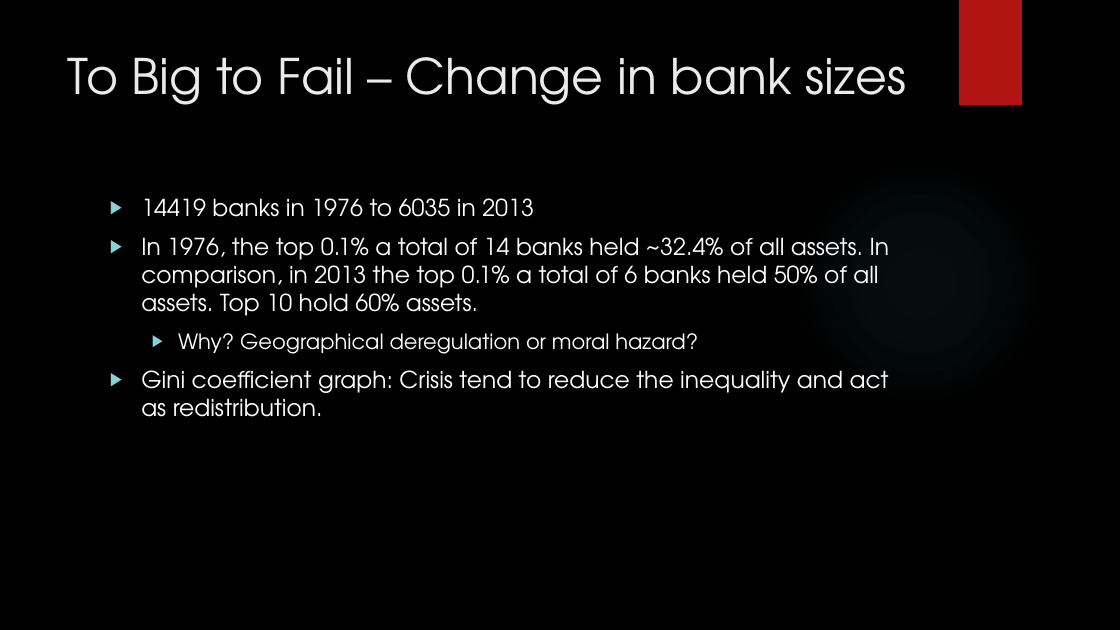
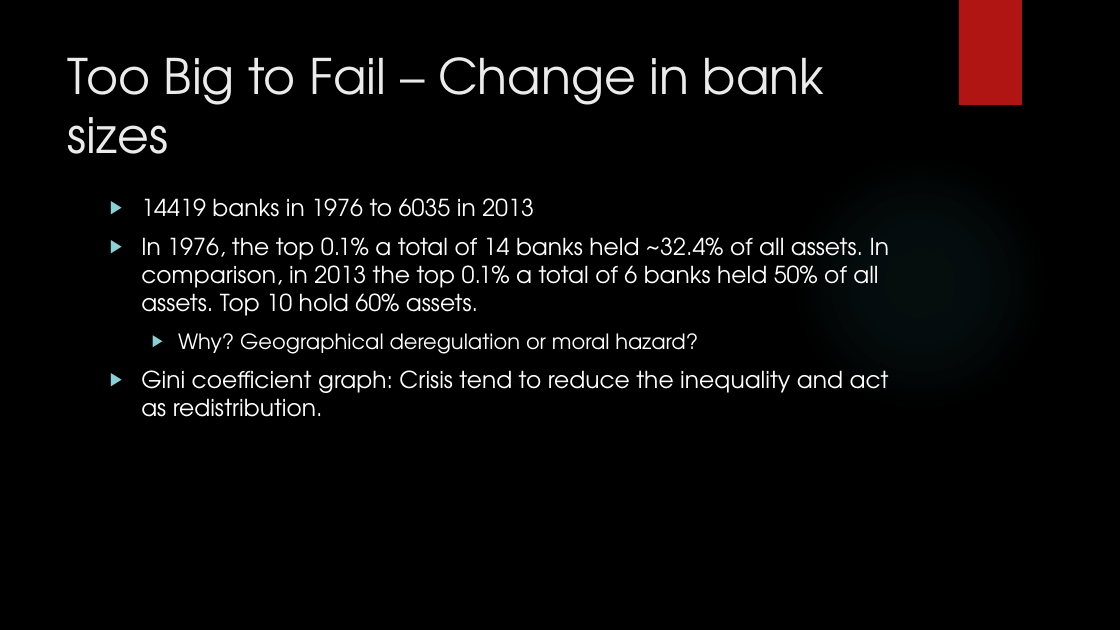
Before and after one commit to Alex-Telonic/BachelorThesisASch, a slide deck: slide 6 of Präsentation/US Commercial Banks.pptx. Drawn at 1120x630 pixels with LibreOffice and Linux fonts; fonts in the diff are those of the drawing; background and template pictures are left out. Boxes give left, top, right and bottom in pixels: in the first picture for what was removed or moved away, otherwise in the second. Text is boxed around its words. In the diff, an @@ line names an element or a change of style, - is before the commit and + after.

```diff
--- a/Präsentation/US Commercial Banks.pptx
+++ b/Präsentation/US Commercial Banks.pptx
@@ title at box(68, 57, 824, 154): text changed @@
-To Big to Fail – Change in bank sizes
+Too Big to Fail – Change in bank sizes
```
Also in this commit, not shown: 3 other slides changed, 10 other files.
